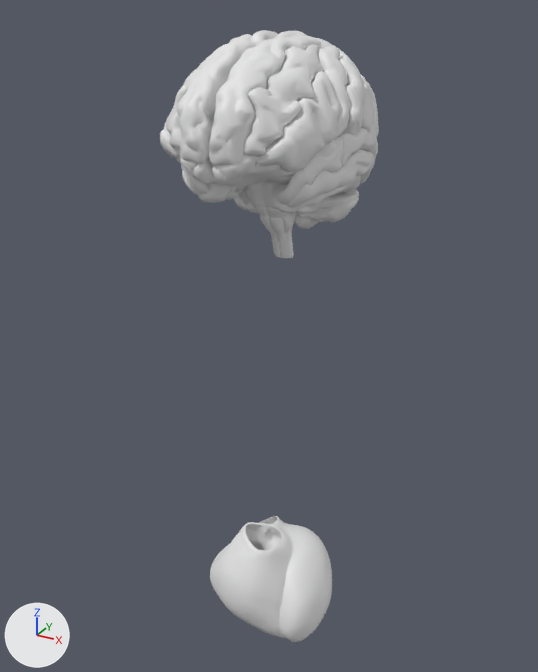
A saved change to the glTF model public/models/male/hi/nervous__grp-nervous-brain.glb.
One viewpoint serves both versions: a 50 mm camera at (0.261, -0.459, 0.863) aimed at (-0.001, 0.017, 0.624). Arrows for +X, +Y and +Z are at lower left; the lights stay in place. The picture after the commit comes second. Where no turn or scale is listed for an object, it has been applied to the vertices.

The first picture shows 'FJ1744', 'FJ1746', 'FJ1781', 'FJ1787', 'FJ1789', 'FJ1793', 'FJ1797', 'FJ1800', 'FJ1833', 'FJ1834', 'FJ1837', 'FJ2428' and 17 more.
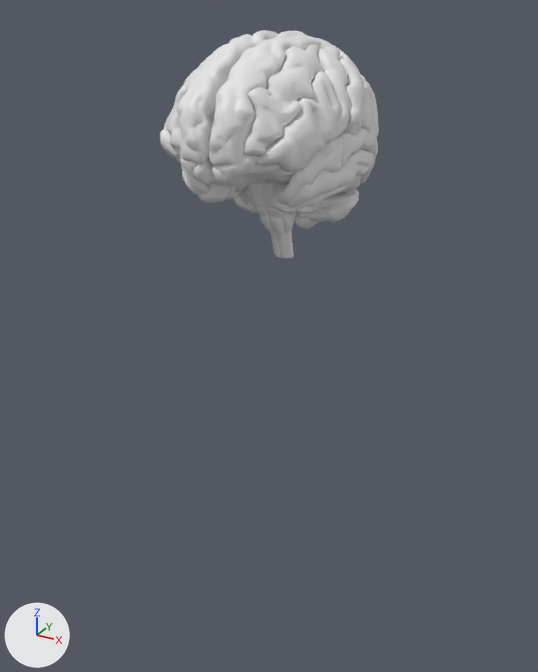
The change in detail:
Object 'FJ2428' (ob_fj2428) is deleted.

Boxes [x1, y1, x2, y2] around the edits, measured in the pictures (538 x 672 px):
'FJ2428', deleted: before [210, 516, 332, 642]
